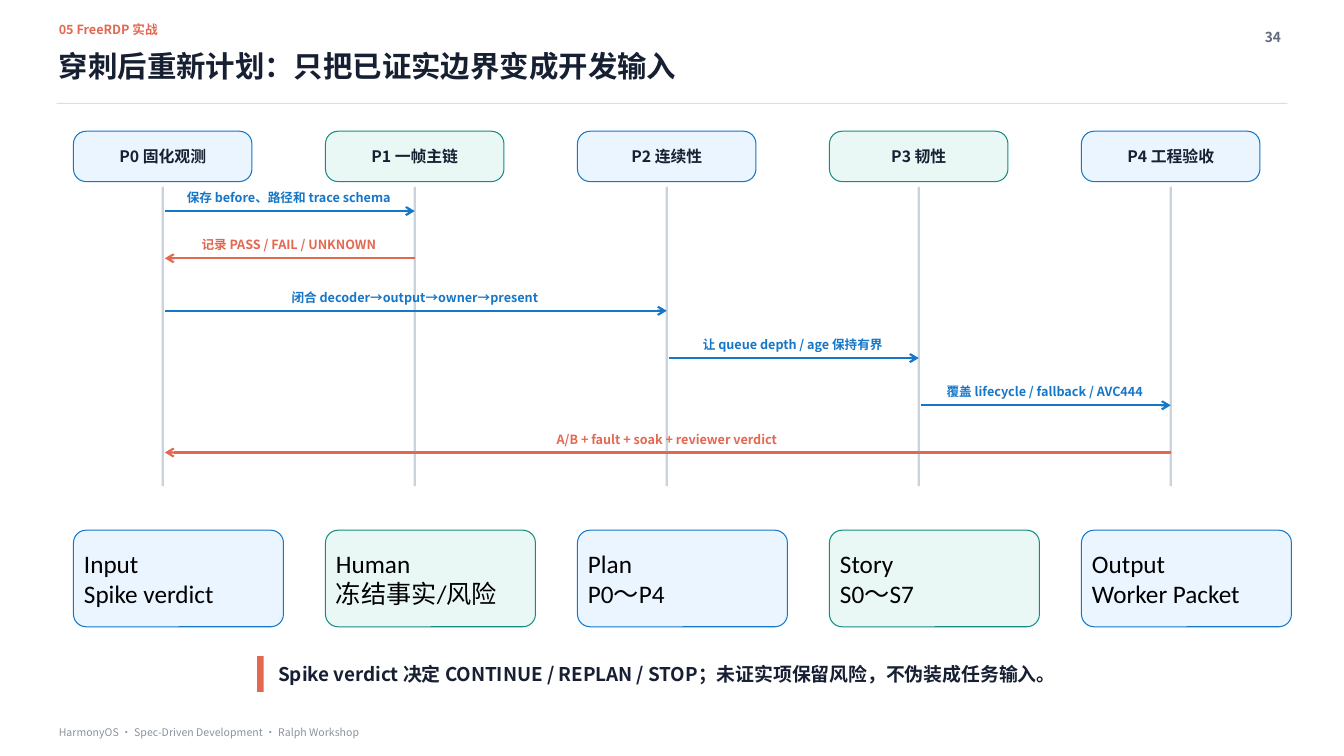
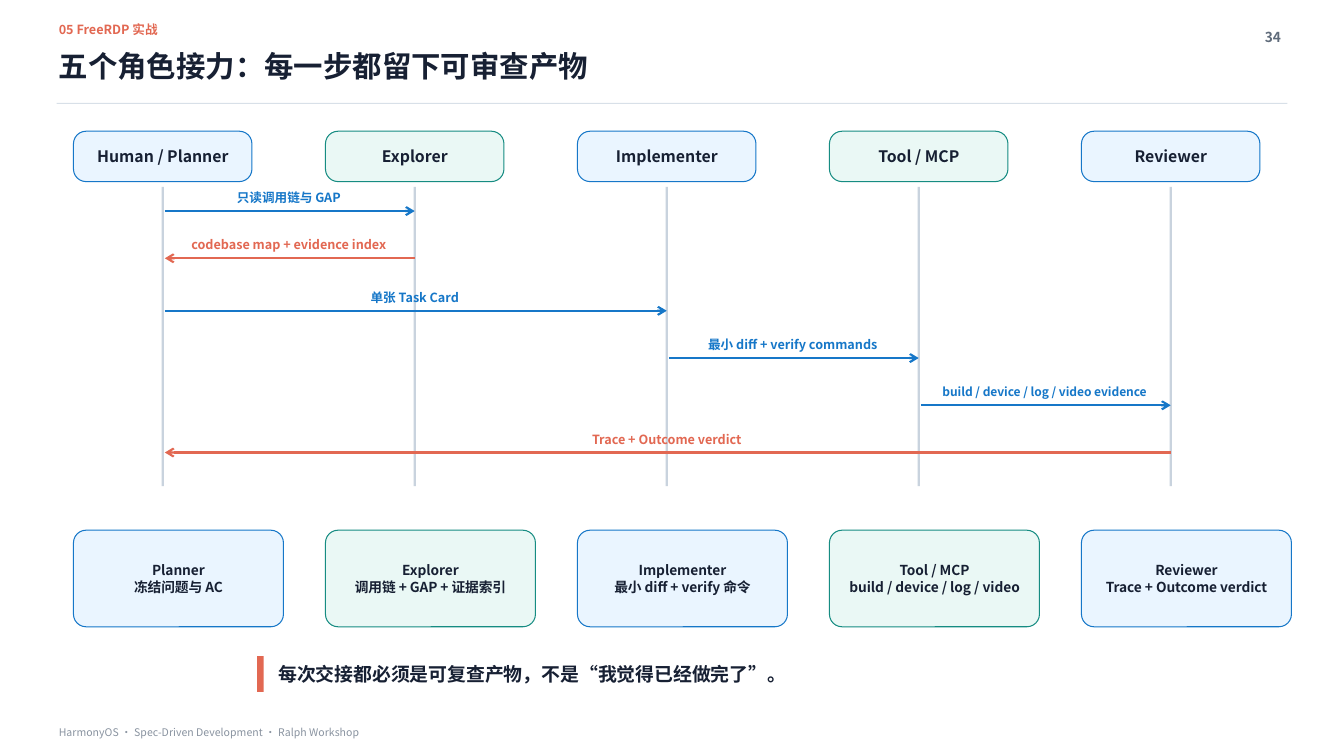
Before and after one commit to xiaomu120413/harmonyos-sdd-ralph-workshop, a slide deck: slide 34 of deliverables/HarmonyOS_SDD_Ralph_Workshop_MDM证据增强版.pptx. Drawn at 1344x756 pixels with LibreOffice and Linux fonts; fonts in the diff are those of the drawing. Boxes give left, top, right and bottom in pixels: in the first picture for what was removed or moved away, otherwise in the second. Text is boxed around its words. In the diff, an @@ line names an element or a change of style, - is before the commit and + after.

```diff
--- a/deliverables/HarmonyOS_SDD_Ralph_Workshop_MDM证据增强版.pptx
+++ b/deliverables/HarmonyOS_SDD_Ralph_Workshop_MDM证据增强版.pptx
@@ text at (59, 51, 588, 80): text changed @@
-穿刺后重新计划：只把已证实边界变成开发输入
+五个角色接力：每一步都留下可审查产物
@@ text at (97, 149, 228, 162): text changed @@
-P0 固化观测
+Human / Planner
@@ text at (382, 149, 448, 166): text changed @@
-P1 一帧主链
+Explorer
@@ text at (616, 149, 718, 166): text changed @@
-P2 连续性
+Implementer
@@ text at (878, 149, 959, 162): text changed @@
-P3 韧性
+Tool / MCP
@@ text at (1135, 149, 1207, 162): text changed @@
-P4 工程验收
+Reviewer
@@ text at (237, 191, 340, 203): text changed @@
-保存 before、路径和 trace schema
+只读调用链与 GAP
@@ text at (191, 239, 386, 252): text changed @@
-记录 PASS / FAIL / UNKNOWN
+codebase map + evidence index
@@ text at (371, 289, 459, 306): text changed @@
-闭合 decoder→output→owner→present
+单张 Task Card
@@ text at (708, 338, 877, 352): text changed @@
-让 queue depth / age 保持有界
+最小 diff + verify commands
@@ text at (942, 386, 1146, 399): text changed; size 9 to 8.6 pt @@
-覆盖 lifecycle / fallback / AVC444
+build / device / log / video evidence
@@ text at (592, 431, 742, 448): text changed @@
-A/B + fault + soak + reviewer verdict
+Trace + Outcome verdict
@@ text at (134, 564, 223, 593): text changed; size 18 to 9.8 pt; font Calibri to Noto Sans CJK SC; text colour #000000 to #172033; bold on @@
-Input
-Spike verdict
+Planner
+冻结问题与 AC
@@ text at (355, 564, 507, 593): text changed; size 18 to 9.8 pt; font Calibri to Noto Sans CJK SC; text colour #000000 to #172033; bold on @@
-Human
-冻结事实/风险
+Explorer
+调用链 + GAP + 证据索引
@@ text at (614, 564, 750, 595): text changed; size 18 to 9.8 pt; font Calibri to Noto Sans CJK SC; text colour #000000 to #172033; bold on @@
-Plan
-P0～P4
+Implementer
+最小 diff + verify 命令
@@ text at (849, 564, 1020, 596): text changed; size 18 to 9.8 pt; font Calibri to Noto Sans CJK SC; text colour #000000 to #172033; bold on @@
-Story
-S0～S7
+Tool / MCP
+build / device / log / video
@@ text at (1106, 564, 1267, 592): text changed; size 18 to 9.8 pt; font Calibri to Noto Sans CJK SC; text colour #000000 to #172033; bold on @@
-Output
-Worker Packet
+Reviewer
+Trace + Outcome verdict
@@ text at (278, 665, 786, 684): text changed @@
-Spike verdict 决定 CONTINUE / REPLAN / STOP；未证实项保留风险，不伪装成任务输入。
+每次交接都必须是可复查产物，不是“我觉得已经做完了”。
```
Also in this commit, not shown: 17 other slides changed, 20 slides added, 20 slides removed, 1 other file.
